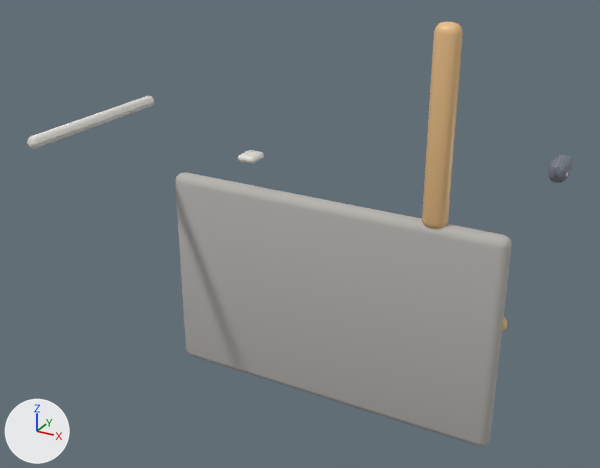
The glTF model unity/Assets/Art/EarlyGame/garage-kit/garage-wall-panel.glb, before and after one commit.
One viewpoint serves both versions: a 50 mm lens placed at (0.868, -1.298, 1.331), pointed at (0.016, 0.252, 0.557). The axes (+X, +Y, +Z) are drawn at lower left. The lights are the same throughout. The older version comes first. Where no turn or scale is listed for an object, it has been applied to the vertices.

The scene before the commit, as lines of its bpy script (objects in view):
```python
me_cube_013 = bpy.data.meshes.new('Cube.013')
me_cube_013.from_pydata(...)  # 96 vertices, 188 faces; spans x 0.25..0.31, y -0.075..-0.025, z 0.323..0.798
me_cube_013.materials.append(mat_garage_trim_orange)  # beige #eabf86
me_cube_015 = bpy.data.meshes.new('Cube.015')
me_cube_015.from_pydata(...)  # 80 vertices, 156 faces; spans x -0.245..-0.195, y -0.07..-0.01, z 0.41..0.43
me_cube_015.materials.append(mat_garage_plastic_beige)  # white #e5e2dd
me_cube_016 = bpy.data.meshes.new('Cube.016')
me_cube_016.from_pydata(...)  # 66 vertices, 128 faces; spans x -0.565..-0.535, y -0.225..0.225, z 0.505..0.535
me_cube_016.materials.append(mat_garage_plastic_beige)  # white #e5e2dd
me_cube_017 = bpy.data.meshes.new('Cube.017')
me_cube_017.from_pydata(...)  # 86 vertices, 168 faces; spans x 0.53..0.57, y -0.02..0.06, z 0.495..0.545
me_cube_017.materials.append(mat_garage_dark_metal)  # grey #767c86
ob_bracket_001 = bpy.data.objects.new('Bracket.001', me_cube_017)
ob_bracket_001.location = (0.0, 0.39, 0.237)
ob_outlet_001 = bpy.data.objects.new('Outlet.001', me_cube_015)
ob_outlet_001.location = (0.0, 0.46, 0.237)
ob_stripe_001 = bpy.data.objects.new('Stripe.001', me_cube_013)
ob_stripe_001.location = (0.0, 0.475, 0.237)
ob_stud_001 = bpy.data.objects.new('Stud.001', me_cube_016)
ob_stud_001.location = (0.0, 0.225, 0.237)
# also in view: 'Wall.001' at (0.0, 0.425, 0.288)
```
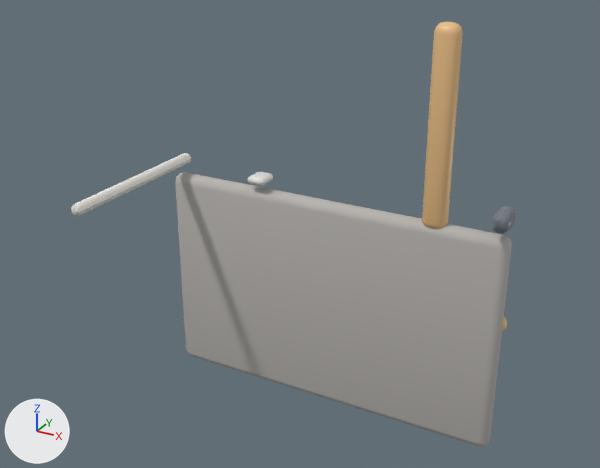
What differs and where, as boxes [x1, y1, x2, y2] in the pictures (600 x 468 px):
'Stud.001', moved
    before: [27, 96, 154, 149]
    after: [71, 153, 191, 216]
'Bracket.001', moved
    before: [548, 155, 573, 183]
    after: [492, 206, 516, 234]
'Outlet.001', moved
    before: [238, 150, 264, 164]
    after: [247, 172, 273, 186]

What the commit changed:
Object 'Outlet.001' (ob_outlet_001) moves from (0.0, 0.46, 0.237) to (0.027, 0.46, 0.183).
Object 'Stud.001' (ob_stud_001) moves from (0.0, 0.225, 0.237) to (0.112, 0.225, 0.093).
Object 'Bracket.001' (ob_bracket_001) moves from (0.0, 0.39, 0.237) to (-0.107, 0.39, 0.1).
